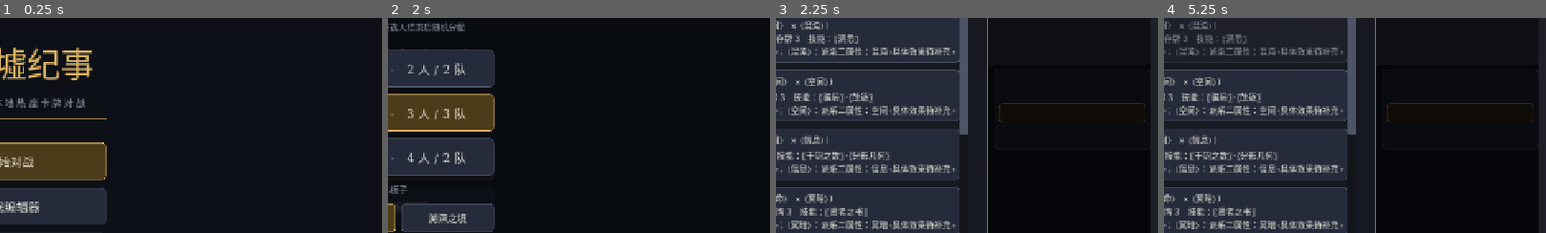
Above: before the commit, frames 1-4 (left to right).
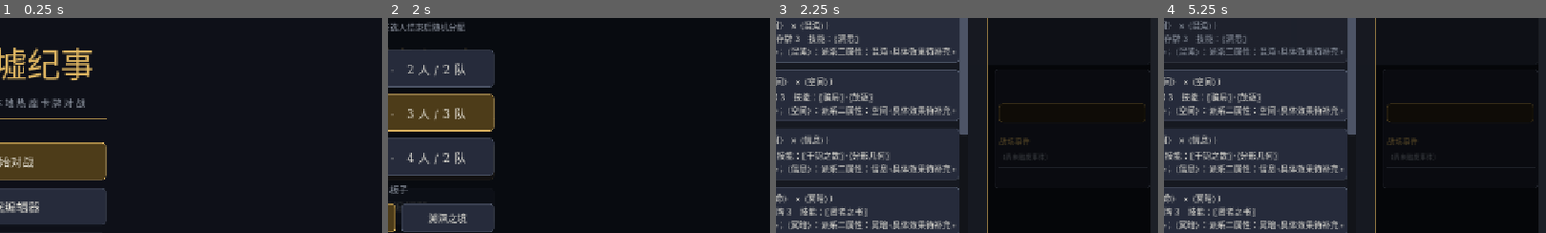
Above: after the commit, the same moments.

Repository: horror003/Atlas-AnOddCardGame
Game: Godot game, scene res://scenes/launcher.tscn
The game is run twice, just before and just after one commit, with the same random seed, the same clock (stepped at 60 frames per second) and the same inputs.
Inputs (mouse positions are % of the whole screen's width and height, from its top left):
- Up to frame 1 (0.25 s): no input
- Up to frame 2 (2 s): click "开始对战" at 0.5 s; click "开始对战" at 1.25 s
- Up to frame 3 (2.25 s): click "开始游戏" at 2 s
- Up to frame 4 (5.25 s): click "开发" at 2.75 s; click "主菜单" at 3.5 s; click (17, 18) at 4.27 s; click (49, 18) at 5.02 s
The pictures show only the part of the screen within x 49-99%, y 18-68%; the shares and areas given below are measured in that part.

Frames 1-2 are identical in both runs. In frame 3, 0.5% of the frame differs, in the area x 57-98%, y 55-80%; in frame 4, 0.5%.

Commit message:
feat：状态栏过长折叠（点击展开）+ 侧栏战场事件栏（点击查看全文）

Diff:
--- a/scripts/game.gd
+++ b/scripts/game.gd
@@ -106,6 +106,7 @@
 var draw_pile: Array[String] = []     # 抽牌堆（全场共用，规则 3.1）
 var discard_pile: Array[String] = []  # 弃牌堆（全场共用）
 var event_deck: Array[String] = []    # 特殊事件牌堆（独立，规则 3.3）
+var recent_events: Array[String] = [] # 最近触发的特殊事件 id（侧栏「战场事件」展示，最新在末位，至多 3 条）
 
 var turn_discards: Array[String] = []      # 本回合进入弃牌堆的牌
 var last_turn_discards: Array[String] = [] # 上一回合进入弃牌堆的牌（信息公开，规则 6.1）
@@ -225,6 +226,7 @@
 	_ripper_pending.clear()
 	_reorder_pending.clear()
 	_exile_done.clear()
+	recent_events.clear()
 	_log("—— 选人阶段：%s（%d 人）· 板子：%s ——" % [String(board.get("name", "对局")), board_player_count(), db.pool_name(pool_id)])
 	_log("请 玩家1 选择角色。")
 
@@ -3772,6 +3774,9 @@
 		_log("特殊事件牌堆已重新洗牌。")
 	var event_id: String = event_deck.pop_back()
 	var event := db.get_event(event_id)
+	recent_events.append(event_id)
+	while recent_events.size() > 3:
+		recent_events.pop_front()
 	_log("%s 触发特殊事件：%s —— %s" % [players[src_idx].name, String(event.get("name", "")), String(event.get("description", ""))])
 	# 先显示事件说明窗口，确认后再执行
 	_set_pending(PENDING_EVENT_SHOW, {"event_id": event_id, "source": src_idx})
--- a/scripts/main.gd
+++ b/scripts/main.gd
@@ -179,6 +179,8 @@
 var game_over_label: Label
 var event_show_layer: Control
 var event_show_label: Label
+var event_bar: VBoxContainer             # 侧栏「战场事件」列表
+var _status_expand: Dictionary = {}      # 玩家下标 -> 状态栏是否展开（默认收起）
 var info_popup: Control
 var info_popup_title: Label
 var info_popup_desc: Label
@@ -344,6 +346,21 @@
 	prompt_label = Label.new()
 	prompt_label.autowrap_mode = TextServer.AUTOWRAP_WORD_SMART
 	prompt_panel.add_child(prompt_label)
+	# 战场事件栏：最近触发的特殊事件，点击查看事件全文
+	side.add_child(HSeparator.new())
+	var event_title := Label.new()
+	event_title.text = "战场事件"
+	event_title.add_theme_color_override("font_color", UITheme.ACCENT)
+	event_title.add_theme_font_size_override("font_size", UITheme.fs(13))
+	side.add_child(event_title)
+	event_bar = VBoxContainer.new()
+	event_bar.add_theme_constant_override("separation", 3)
+	side.add_child(event_bar)
+	var event_empty0 := Label.new()
+	event_empty0.text = "（尚未触发事件）"
+	event_empty0.add_theme_font_size_override("font_size", UITheme.fs(11))
+	event_empty0.add_theme_color_override("font_color", UITheme.TEXT_DIM)
+	event_bar.add_child(event_empty0)
 	# 上一回合弃牌信息放在最下方，内容超长时可由侧栏独立滚动查看
 	side.add_child(HSeparator.new())
 	discard_info_label = Label.new()
@@ -585,6 +602,7 @@
 	player_labels.clear()
 	player_skill_rows.clear()
 	player_info_rows.clear()
+	_status_expand.clear()
 	players_bar.columns = 2 if count <= 2 or count == 4 else 3
 	var panel_h := _panel_h(count >= 4)
 	for i in count:
@@ -658,6 +676,26 @@
 		discard_info_label.text = "上回合弃牌：无"
 	else:
 		discard_info_label.text = "上回合弃牌：%s" % "、".join(last_names)
+	# 战场事件栏：最近触发的事件（最新在前），点击显示事件全文
+	for c in event_bar.get_children():
+		c.queue_free()
+	if g.recent_events.is_empty():
+		var empty_l := Label.new()
+		empty_l.text = "（尚未触发事件）"
+		empty_l.add_theme_font_size_override("font_size", UITheme.fs(11))
+		empty_l.add_theme_color_override("font_color", UITheme.TEXT_DIM)
+		event_bar.add_child(empty_l)
+	else:
+		for k in range(g.recent_events.size() - 1, -1, -1):
+			var ev := g.db.get_event(g.recent_events[k])
+			var ev_name := String(ev.get("name", "?"))
+			var ev_desc := String(ev.get("description", ""))
+			var eb := Button.new()
+			eb.text = ev_name
+			eb.add_theme_font_size_override("font_size", UITheme.fs(12))
+			eb.tooltip_text = ev_desc
+			eb.pressed.connect(func(): _show_info(ev_name, ev_desc))
+			event_bar.add_child(eb)
 
 	# 玩家面板：生命/状态/预备区/陷阱（规则 3.4 / 6.1）
 	for i in g.players.size():
@@ -685,8 +723,15 @@
 		if p.dead:
 			st_parts.append("[url=dead]「死亡」[/url]")
 		if not st_parts.is_empty():
+			# 状态过多时折叠：仅显示前 2 条 + 展开链接，点击展开/收起全部
+			var shown := st_parts
+			if st_parts.size() > 4 and not bool(_status_expand.get(i, false)):
+				shown = st_parts.slice(0, 2)
+				shown.append("[url=stmore:%d]…等%d项▾[/url]" % [i, st_parts.size()])
+			elif st_parts.size() > 4:
+				shown.append("[url=stless:%d]收起▴[/url]" % i)
 			var st_joined := ""
-			for part in st_parts:
+			for part in shown:
 				if st_joined != "":
 					st_joined += " "
 				st_joined += part
@@ -1558,6 +1603,11 @@
 # 玩家面板富文本词条点击：状态 / 痂 / 濒死 / 死亡 / 预备区卡牌
 func _on_player_meta(meta: String) -> void:
 	_meta_click_frame = Engine.get_process_frames()
+	if meta.begins_with("stmore:") or meta.begins_with("stless:"):
+		var idx := int(meta.split(":")[1])
+		_status_expand[idx] = meta.begins_with("stmore:")
+		_refresh()
+		return
 	if meta.begins_with("st:"):
 		var sid := meta.substr(3)
 		_show_info(_status_display_name(sid), _status_desc(sid))
